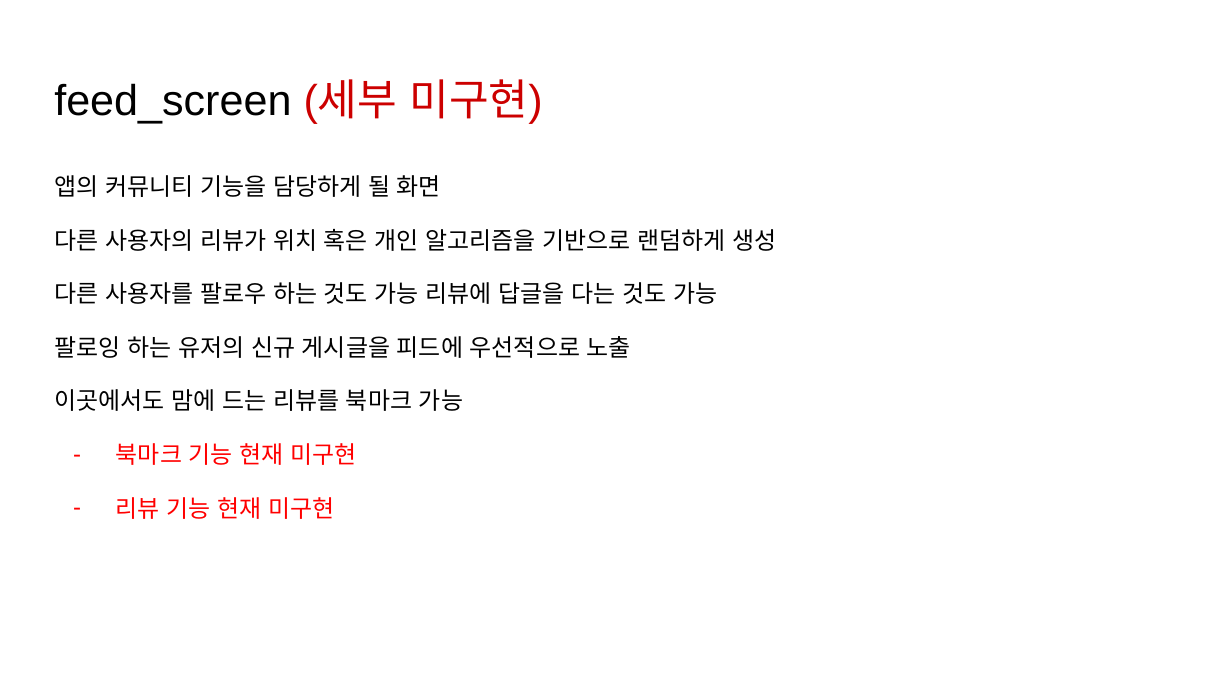
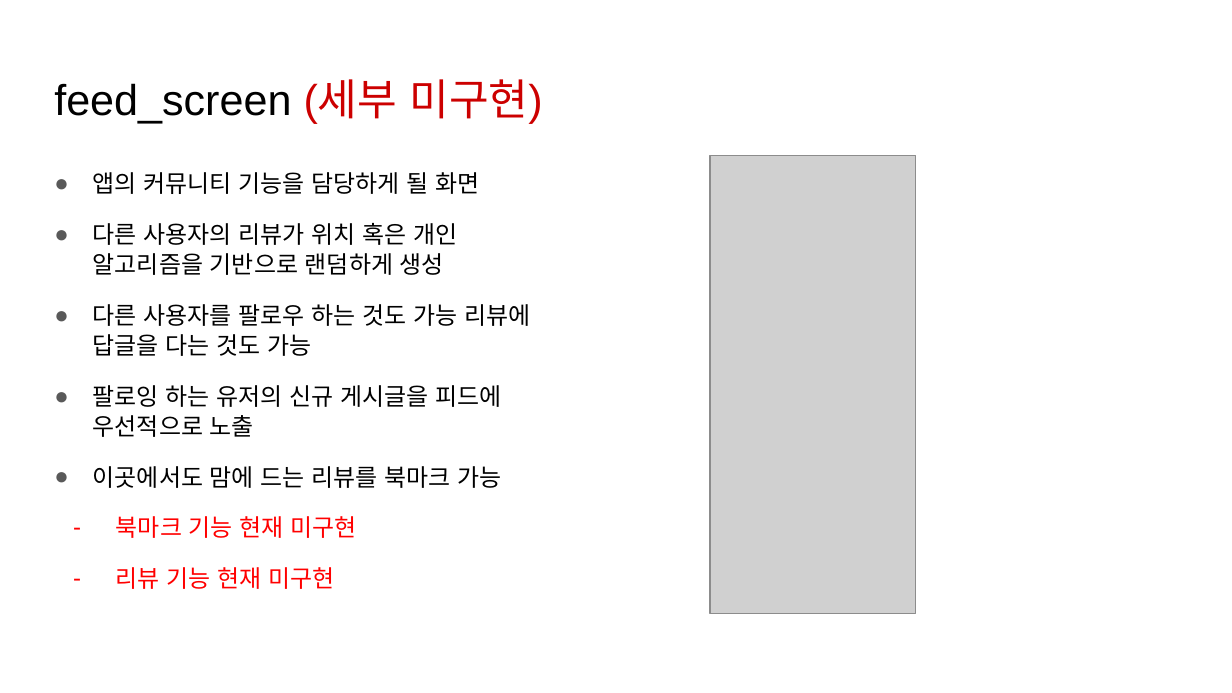
Before and after one commit to yurei55/TIL, a slide deck: slide 14 of K-TASTE/K-Taste.pptx (slide 12 before the commit). Drawn at 1232x693 pixels with LibreOffice and Linux fonts; fonts in the diff are those of the drawing; grey boxes stand for pictures. Boxes give left, top, right and bottom in pixels: in the first picture for what was removed or moved away, otherwise in the second. Text is boxed around its words. In the diff, an @@ line names an element or a change of style, - is before the commit and + after.

```diff
--- a/K-TASTE/K-Taste.pptx
+++ b/K-TASTE/K-Taste.pptx
@@ text "앱의 커뮤니티 기능을 담당하게 될 ..." at (93,172,530,589): bullet none to ●; line spacing 1.15 to 1.05 @@
@@ picture added at (710,155,915,614) @@
```
Also in this commit, not shown: 10 other slides changed, 2 slides added.
